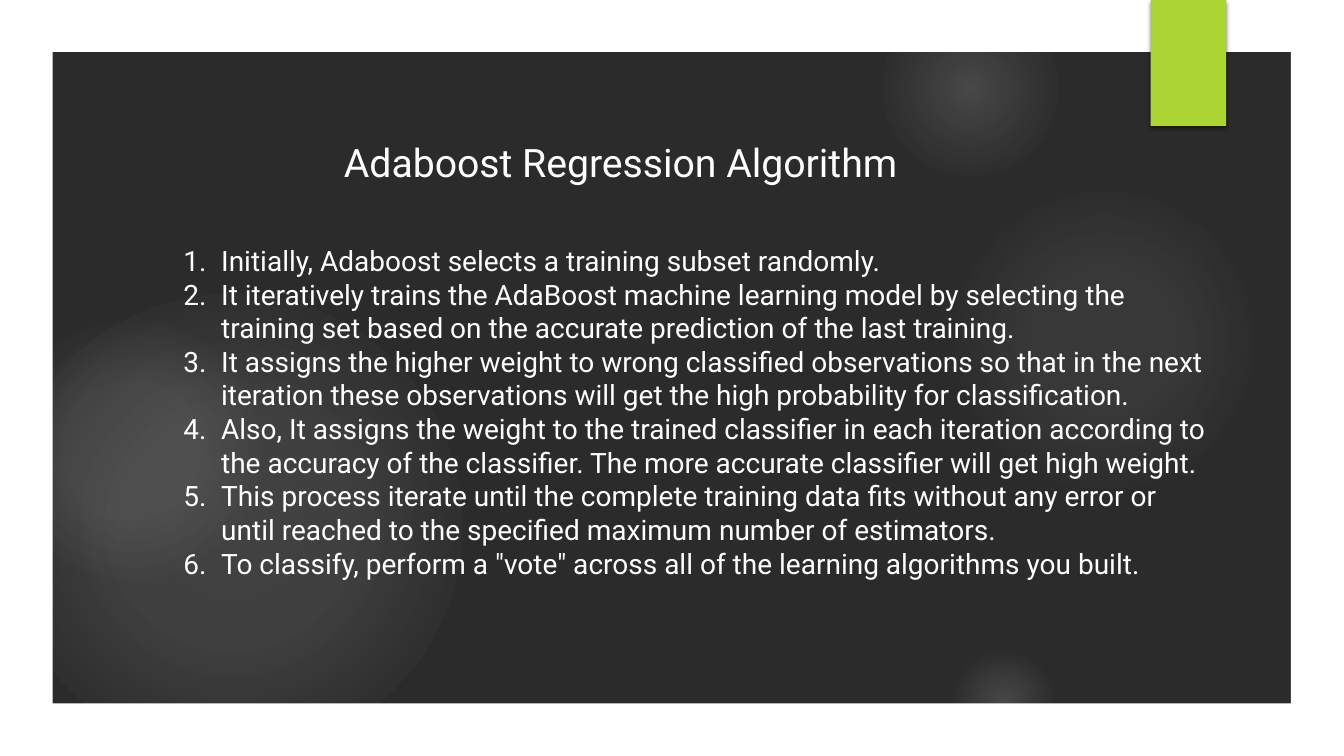
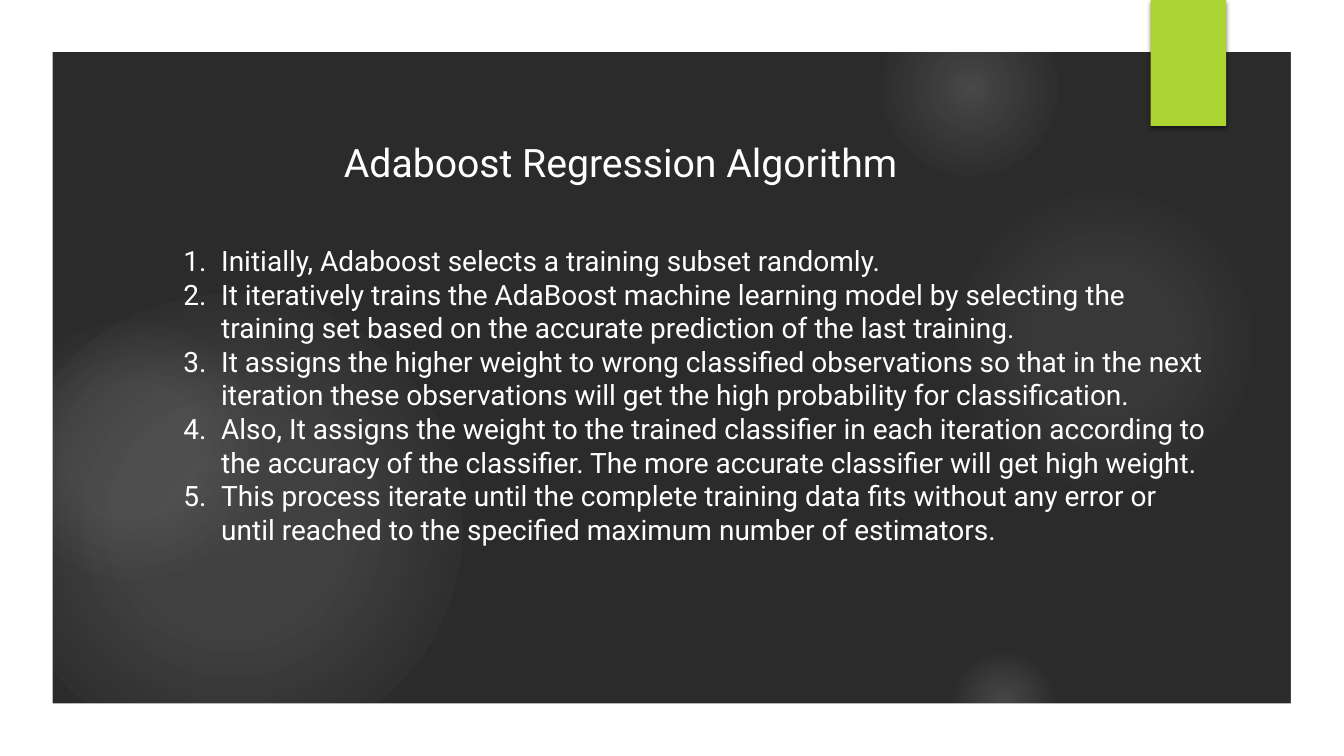
Before and after one commit to iampandiyan/AdaBoostingRegression, a slide deck: slide 4 of AdaBoost.pptx. Drawn at 1344x756 pixels with LibreOffice and Linux fonts; fonts in the diff are those of the drawing; background and template pictures are left out; a plain dark background stands for a picture behind light text. Boxes give left, top, right and bottom in pixels: in the first picture for what was removed or moved away, otherwise in the second. Text is boxed around its words. In the diff, an @@ line names an element or a change of style, - is before the commit and + after.

```diff
--- a/AdaBoost.pptx
+++ b/AdaBoost.pptx
@@ text at box(221, 552, 1139, 580): paragraph removed @@
-6. To classify, perform a "vote" across all of the learning algorithms you built.
```
Also in this commit, not shown: 4 slides added.
